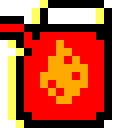
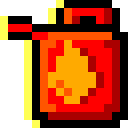
Layered file, before and after one edit (128px x 128px). Changes by layer:
painted on "Pasted Layer" over [0, 0, 128, 128]
painted on "Pasted Layer copy" over [0, 0, 120, 128]
